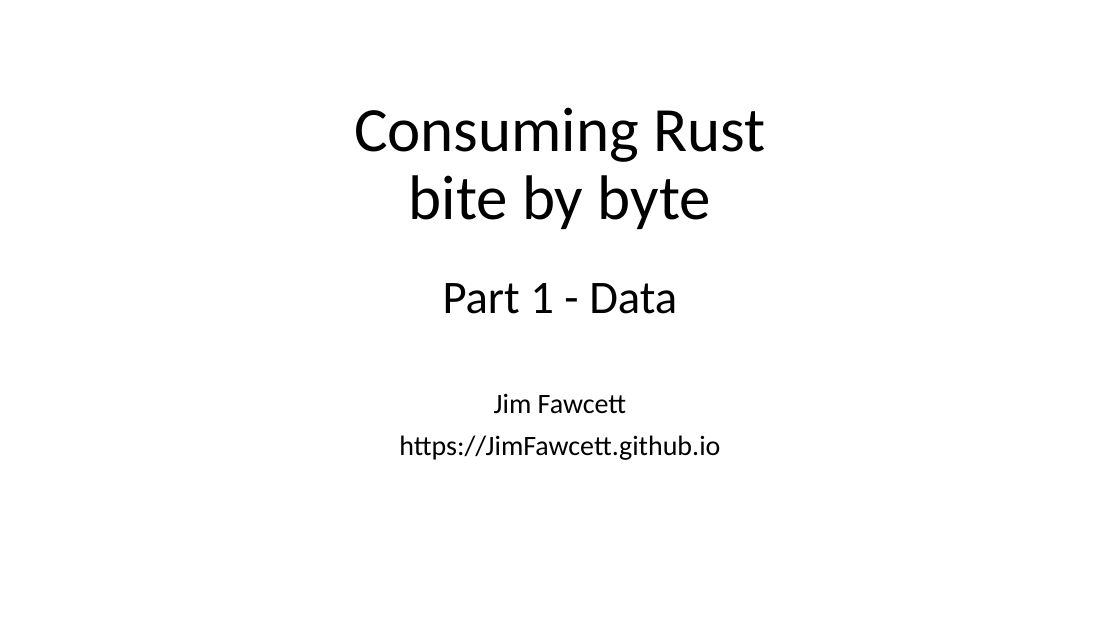
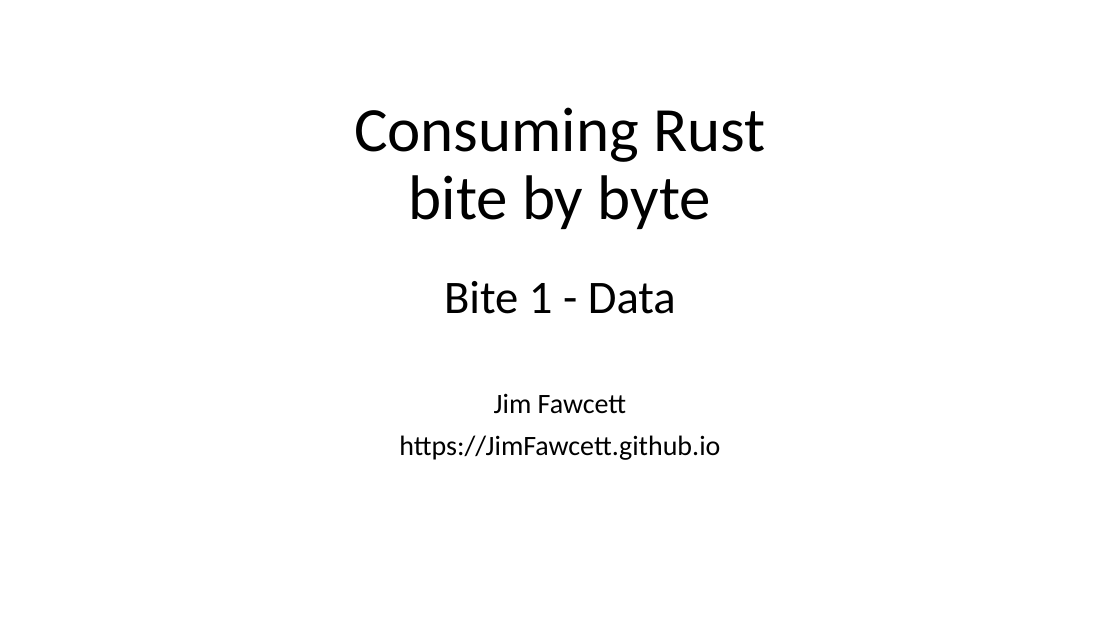
Before and after one commit to JimFawcett/JimFawcett.github.io, a slide deck: slide 1 of Resources/ConsumingRustBite1.pptx. Drawn at 1120x630 pixels with LibreOffice and Linux fonts; fonts in the diff are those of the drawing. Boxes give left, top, right and bottom in pixels: in the first picture for what was removed or moved away, otherwise in the second. Text is boxed around its words. In the diff, an @@ line names an element or a change of style, - is before the commit and + after.

Commit message:
fixes to Bite1 presentation

```diff
--- a/Resources/ConsumingRustBite1.pptx
+++ b/Resources/ConsumingRustBite1.pptx
@@ title at <box>354,107,765,314</box>: text changed @@
-Consuming Rust
-bite by byte
-Part 1 - Data
+Consuming Rust
+bite by byte
+Bite 1 - Data
```
Also in this commit, not shown: 2 other slides changed, 4 other files.
